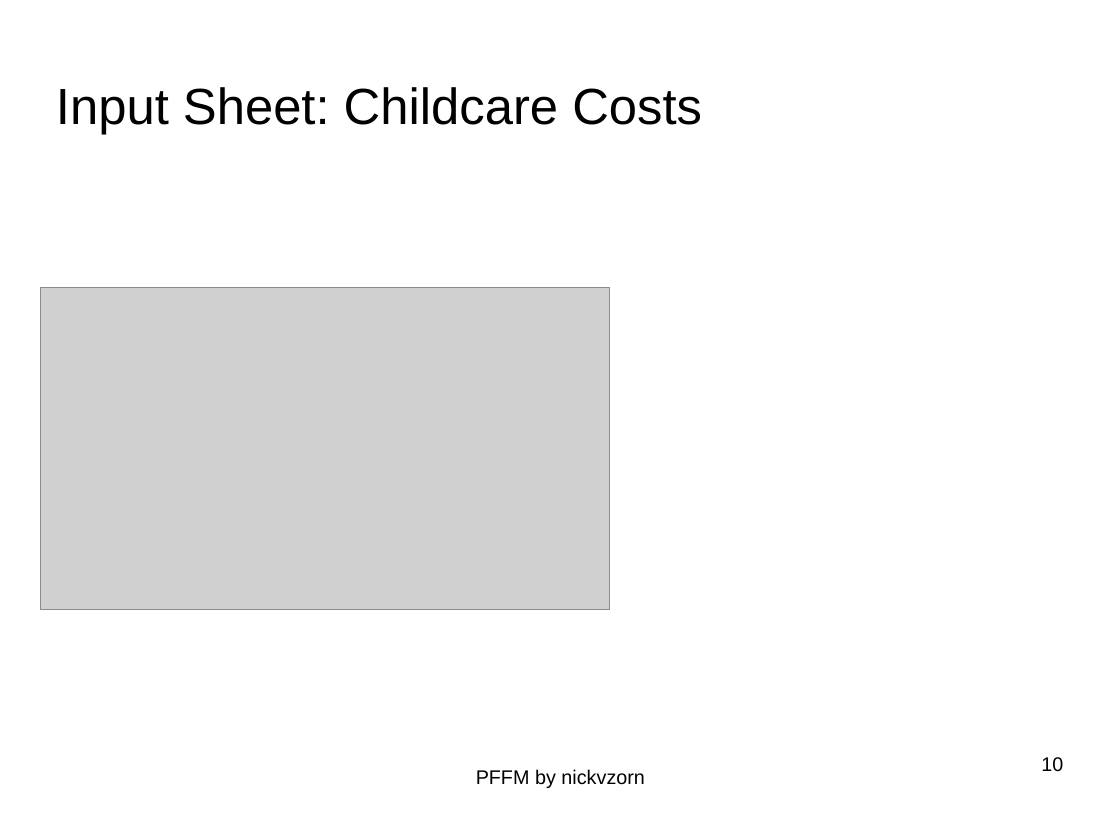
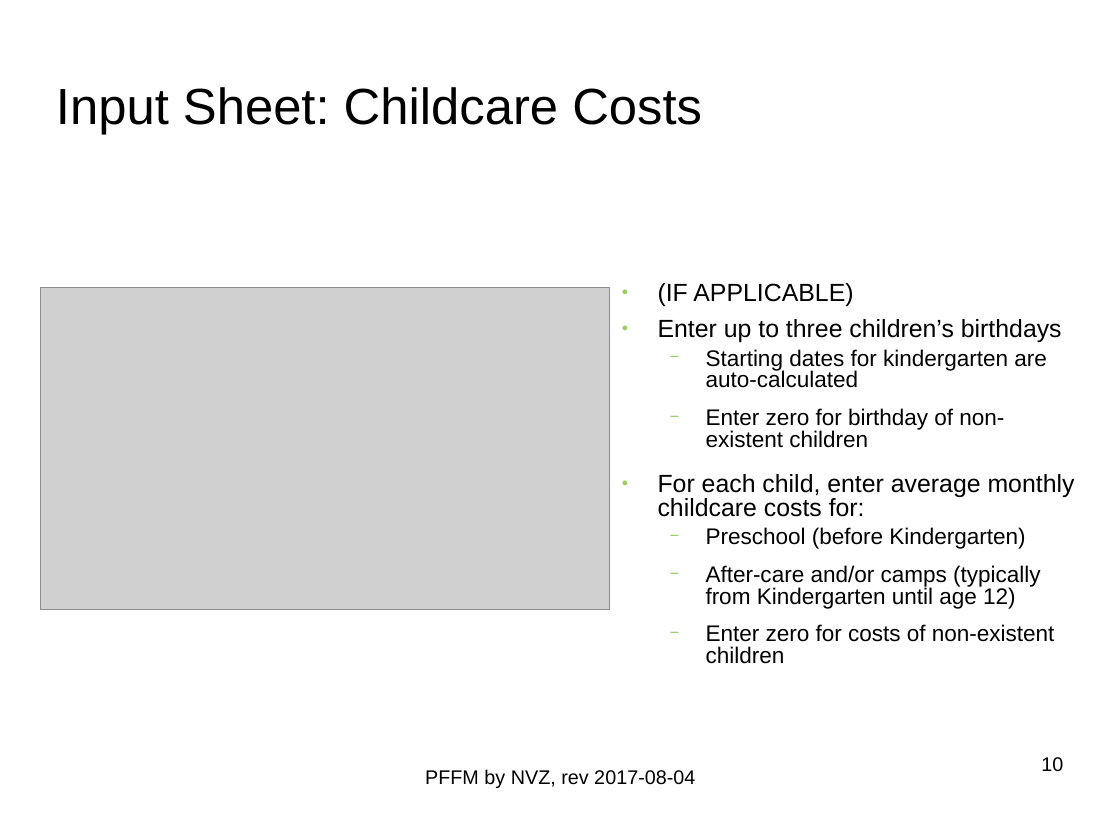
Before and after one commit to nickvzorn/financial-forecast, a slide deck: slide 10 of PFFM_Intro_and_HOWTO.odp. Drawn at 1120x840 pixels with LibreOffice and Linux fonts; fonts in the diff are those of the drawing; grey boxes stand for pictures; background and template pictures are left out. Boxes give left, top, right and bottom in pixels: in the first picture for what was removed or moved away, otherwise in the second. Text is boxed around its words. In the diff, an @@ line names an element or a change of style, - is before the commit and + after.

```diff
--- a/PFFM_Intro_and_HOWTO.odp
+++ b/PFFM_Intro_and_HOWTO.odp
@@ text added at (658,283,1075,664), 16 pt, text #000000 @@
+● (IF APPLICABLE)
+● Enter up to three children’s birthdays
+  − Starting dates for kindergarten are auto-calculated
+  − Enter zero for birthday of non-existent children
+● For each child, enter average monthly childcare costs for:
+  − Preschool (before Kindergarten)
+  − After-care and/or camps (typically from Kindergarten until age 12)
+  − Enter zero for costs of non-existent children
@@ text at (425,769,695,788): text changed @@
-PFFM by nickvzorn
+PFFM by NVZ, rev 2017-08-04
```
Also in this commit, not shown: 11 other slides changed, 4 slides added.
